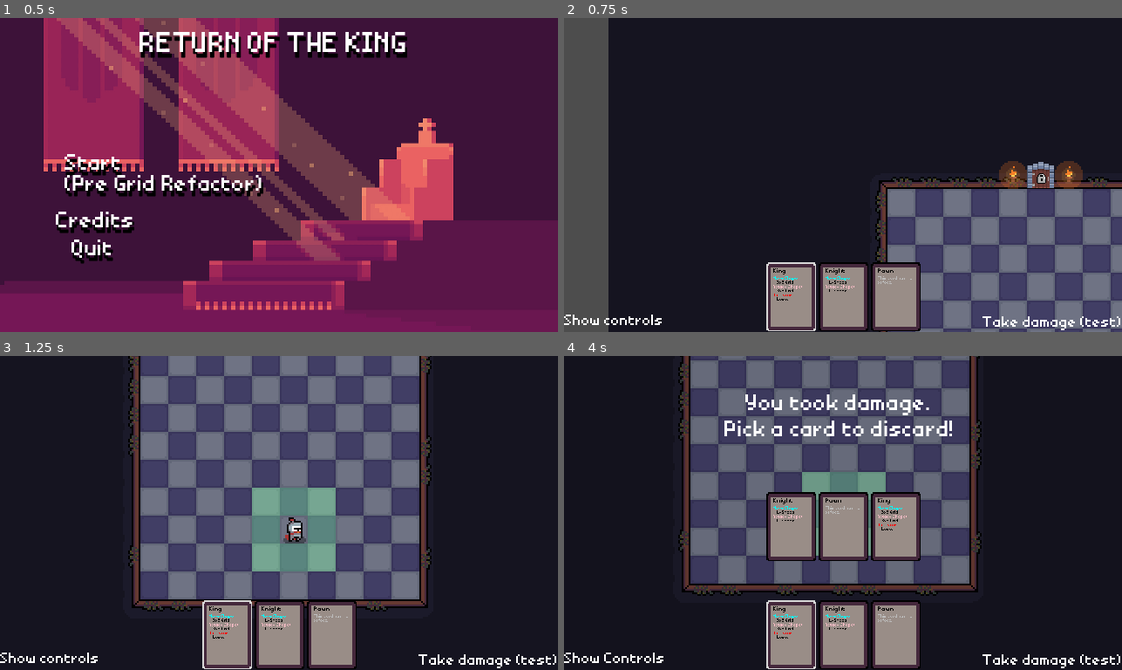
Above: before the commit, frames 1-4 (two rows, left to right).
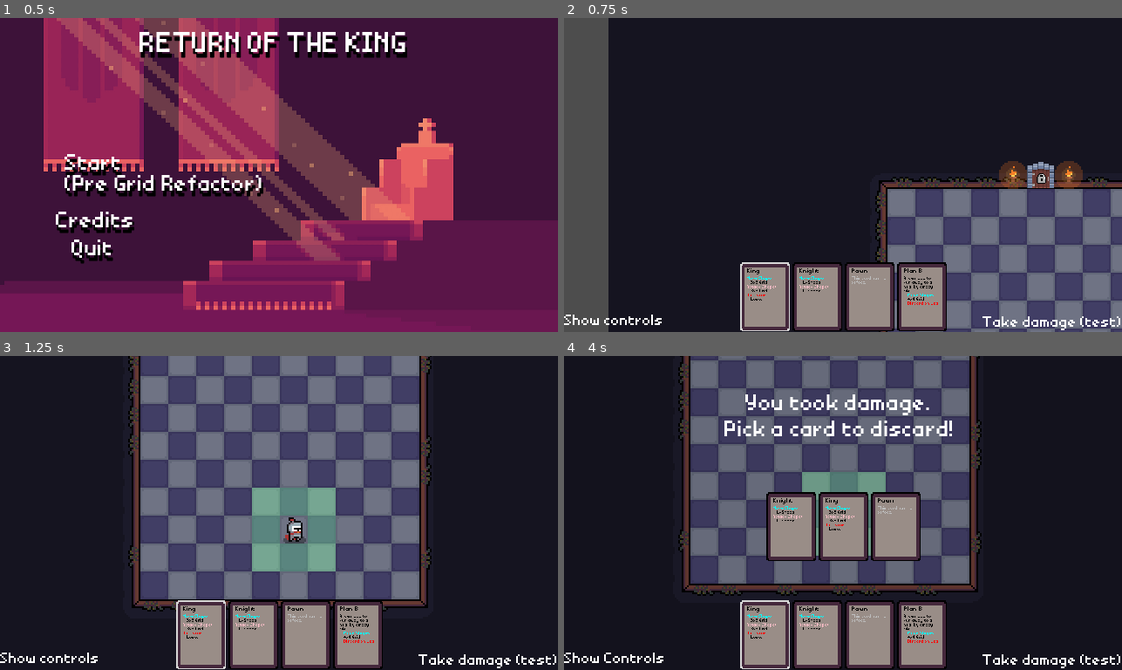
Above: after the commit, the same moments.

Repository: bonsaipropaganda/pass-the-game-jam-2024
Game: Godot game, scene res://ui/menues/main_menu.tscn
The game is run twice, just before and just after one commit, with the same random seed, the same clock (stepped at 60 frames per second) and the same inputs.
Inputs (mouse positions are in pixels of both pictures, inside the frame that each line leads up to):
- Up to frame 1 (0.5 s): no input
- Up to frame 2 (0.75 s): click "Start (Pre Grid Refactor)" at 0.5 s
- Up to frame 3 (1.25 s): no input
- Up to frame 4 (4 s): click "Take damage (test)" at 1.25 s; tap Enter at 2 s; move the mouse to (965, 497) at 2.02 s; tap 1 at 2.1 s; click (965, 497) at 2.17 s; tap 9 at 2.3 s; click "Show controls" at 2.75 s; click "Hide Controls" at 3.5 s

Frame 1 is identical in both runs. In frame 2, 4.7% of the frame differs, in the area x 31-69%, y 77-100%; in frame 3, 4.6%; in frame 4, 4.9%, in the area x 31-69%, y 45-100%.

Commit message:
Add new cards, simplify API and make animations more fluid

Diff:
--- a/0_autoloaded/constants.tscn
+++ b/0_autoloaded/constants.tscn
@@ -3,7 +3,7 @@
 [ext_resource type="Script" path="res://0_autoloaded/constants.gd" id="1_qolk7"]
 
 [sub_resource type="Curve" id="Curve_vddy3"]
-_data = [Vector2(0, 0), 0.0, 4.0, 0, 0, Vector2(0.5, 1), 0.0, 0.0, 0, 0, Vector2(1, 0), -4.0, 0.0, 0, 0]
+_data = [Vector2(0, 0), 0.0, 4.0, 0, 0, Vector2(0.674121, 1), 0.385322, 0.385322, 0, 0, Vector2(1, 0), -4.0, 0.0, 0, 0]
 point_count = 3
 
 [node name="Constants" type="Node"]
--- a/0_autoloaded/global.gd
+++ b/0_autoloaded/global.gd
@@ -2,7 +2,7 @@
 ## ideally things should be split out into their relevant autoloads for better clarity
 extends Node2D ## class_name Global (Autoloaded)
 #---------------------------------------------------------------------------------------------------
-
+var game_manager :GameManager
 #---------------------------------------------------------------------------------------------------
 ## boolean check on whether or not the coord is valid or out of bounds
 func is_valid(coord:Vector2i) -> bool:
--- a/entities/Player/player.gd
+++ b/entities/Player/player.gd
@@ -8,7 +8,9 @@
 
 func move(to:Vector2i):
 	var tween = create_tween()
-	tween.tween_property(self, "global_position", Vector2(to) * C.TILE_SIZE + (Vector2.ONE * C.TILE_SIZE / 2.0), 0.3)
+	var target_position:= Vector2(to) * C.TILE_SIZE + (Vector2.ONE * C.TILE_SIZE / 2.0)
+	var distance = global_position.distance_to(target_position)
+	tween.tween_property(self, "global_position", target_position, distance*0.01)
 	await tween.finished
 
 
--- a/entities/enemies/base_enemy.gd
+++ b/entities/enemies/base_enemy.gd
@@ -8,7 +8,7 @@
 
 func take_damage(_hp_loss:int):
 	hp -= 1
-	if hp < 0:
+	if hp <= 0:
 		SignalBus.enemy_died.emit(self)
 		queue_free()
 
--- a/entities/enemies/enemy_slime.gd
+++ b/entities/enemies/enemy_slime.gd
@@ -2,7 +2,7 @@
 
 func _ready():
 	super()
-	hp = 2
+	hp = 1
 
 	type = E.EntityType.ENEMY
 	specific_type = E.EntitySpecificType.SLIME
--- a/items/cards/card.gd
+++ b/items/cards/card.gd
@@ -36,13 +36,13 @@
 	old_z_index = z_index
 	z_index = 100
 	var tween = create_tween()
-	tween.tween_property(self, "scale", Vector2(SCALE_MAX, SCALE_MAX), 0.3).from_current()
+	tween.tween_property(self, "scale", Vector2(SCALE_MAX, SCALE_MAX), 0.25).from_current().set_ease(Tween.EASE_OUT).set_trans(Tween.TRANS_QUAD)
 
 
 func _on_color_rect_mouse_exited() -> void:
 	z_index = old_z_index
 	var tween = create_tween()
-	tween.tween_property(self, "scale", Vector2(SCALE_MIN, SCALE_MIN), 0.3).from_current()
+	tween.tween_property(self, "scale", Vector2(SCALE_MIN, SCALE_MIN), 0.25).from_current().set_ease(Tween.EASE_IN).set_trans(Tween.TRANS_QUAD)
 
 
 func _on_color_rect_gui_input(event: InputEvent) -> void:
--- a/items/cards/card.tscn
+++ b/items/cards/card.tscn
@@ -23,6 +23,7 @@
 text = "Name"
 
 [node name="DescriptionLabel" type="RichTextLabel" parent="."]
+custom_minimum_size = Vector2(69, 0)
 offset_left = -34.0
 offset_top = -106.0
 offset_right = 35.0
--- /dev/null
+++ b/items/cards/types/card_bishop_basic.gd
@@ -0,0 +1,33 @@
+class_name CardBishopBasic extends CardResource
+
+func _init() -> void:
+	card_name = "Bishop"
+	description = """[color=cyan]Move Shape:[/color]
+	Diagnonal (max 3).
+[color=pink]Attack Shape:[/color]
+	Diagnonal (max 3)."""
+
+func get_valid_coords(player_pos:Vector2i) -> Array[Vector2i]:
+	var valid_coords:Array[Vector2i] = []
+
+	var offsets:Array[Vector2i] = [
+		Vector2i(1,1),
+		Vector2i(-1,1),
+		Vector2i(1,-1),
+		Vector2i(-1,-1),
+		Vector2i(2,2),
+		Vector2i(-2,2),
+		Vector2i(2,-2),
+		Vector2i(-2,-2),
+		Vector2i(3,3),
+		Vector2i(-3,3),
+		Vector2i(3,-3),
+		Vector2i(-3,-3)
+	]
+
+	for offset in offsets:
+		var target_tile = player_pos + offset
+		if Global.is_floor_tile(target_tile) or Global.is_chest_on_tile(target_tile):
+			valid_coords.append(target_tile)
+
+	return valid_coords
--- /dev/null
+++ b/items/cards/types/card_planb.gd
@@ -0,0 +1,33 @@
+class_name CardPlanB extends CardResource
+
+func _init() -> void:
+	card_name = "Plan B"
+	description = """Allows you to run away to a nearby empty tile
+	[color=cyan]Move Shape:[/color]
+	4x4 Grid.
+	[color=red]Discard on use.[/color]"""
+
+func do_action(pos :Vector2i):
+	await SignalBus.game_tick
+	Global.game_manager.players_cards.erase(Global.game_manager.selected_card)
+	Global.game_manager.refresh_card_deck()
+
+func get_valid_coords(player_pos:Vector2i) -> Array[Vector2i]:
+	var valid_coords:Array[Vector2i] = []
+
+	var offsets:Array[Vector2i] = [
+	]
+	for x in range (-4,4):
+		for y in range(-4,4):
+			if x == 0 and y == 0:
+				continue
+			offsets.append(Vector2i(x,y))
+
+	for offset in offsets:
+		var target_tile = player_pos + offset
+		if Global.is_floor_tile(target_tile) or Global.is_chest_on_tile(target_tile):
+			valid_coords.append(target_tile)
+		if Global.is_enemy_on_tile(target_tile):
+			offsets.remove_at(offsets.find(offset))
+
+	return valid_coords
--- /dev/null
+++ b/items/cards/types/card_rook_basic.gd
@@ -0,0 +1,33 @@
+class_name CardRookBasic extends CardResource
+
+func _init() -> void:
+	card_name = "Rook"
+	description = """[color=cyan]Move Shape:[/color]
+	Straight (max 3).
+[color=pink]Attack Shape:[/color]
+	Straight (max 3)."""
+
+func get_valid_coords(player_pos:Vector2i) -> Array[Vector2i]:
+	var valid_coords:Array[Vector2i] = []
+
+	var offsets:Array[Vector2i] = [
+		Vector2i(1,0),
+		Vector2i(2,0),
+		Vector2i(3,0),
+		Vector2i(0,1),
+		Vector2i(0,2),
+		Vector2i(0,3),
+		Vector2i(-1,0),
+		Vector2i(-2,0),
+		Vector2i(-3,0),
+		Vector2i(0,-1),
+		Vector2i(0,-2),
+		Vector2i(0,-3)
+	]
+
+	for offset in offsets:
+		var target_tile = player_pos + offset
+		if Global.is_floor_tile(target_tile) or Global.is_chest_on_tile(target_tile):
+			valid_coords.append(target_tile)
+
+	return valid_coords
--- a/places/game_manager/game_manager.gd
+++ b/places/game_manager/game_manager.gd
@@ -4,7 +4,7 @@
 
 const tile_hover_rect_packed = preload("res://ui/terrain/tile_hover_rect.tscn")
 
-const POSSIBLE_CARDS_COUNT = 3
+const POSSIBLE_CARDS_COUNT = 5
 
 enum GameState {
 	BUSY, # Indicates not to do anything in _process()
@@ -39,20 +39,19 @@
 	CardKingBasic.new(),
 	CardKnightBasic.new(),
 	CardPawnBasic.new(),
+	CardPlanB.new()
 ]
-var max_player_cards = 3 # Note - currently this doesn't do anything
 
 var discarded_cards : Array[CardResource] = []
 
 var selected_card : CardResource = players_cards[0] : set = set_selected_card
-var selected_card_idx : int = 0 # index of the current card, for selection on mouse scroll event
 var current_room : BaseRoom
 # var current_area = available_rooms.keys()[0]
 
 var enemies_alive: Array[BaseEnemy]
 
 func _ready() -> void:
-
+	Global.game_manager = self
 	for i : GDScript in rooms:
 		var inst = i.new()
 		assert(inst is BaseRoomGenerator, "all scrips assigned to rooms must inherit BaseRoomGenerator")
@@ -67,7 +66,7 @@
 
 		room_generators[inst.get_area()][inst.get_type()].append(inst)
 
-	%CardDeck_Menu.update(players_cards, selected_card)
+	refresh_card_deck()
 
 	SignalBus.next_level.connect(to_next_level)
 	SignalBus.enemy_spawned.connect(on_enemy_spawn)
@@ -190,13 +189,17 @@
 
 func set_selected_card(to):
 	selected_card = to
-	%CardDeck_Menu.update(players_cards, selected_card)
+	refresh_card_deck()
 
 	# _process() will update this for us, doing it here will cause visual bug
 	if game_state != GameState.BUSY:
 		hide_available_actions()
 		show_available_actions()
 
+func refresh_card_deck():
+	if not selected_card in players_cards:
+		selected_card = players_cards.pick_random()
+	%CardDeck_Menu.update(players_cards,selected_card)
 
 func _input(event: InputEvent) -> void:
 
@@ -204,23 +207,19 @@
 		if event.keycode >= KEY_1 and event.keycode <= KEY_9:
 			var num_pressed = event.keycode - KEY_0
 			if num_pressed - 1 < len(players_cards):
-				selected_card_idx = num_pressed - 1
-				selected_card = players_cards[selected_card_idx] # Calls setter
+				selected_card = players_cards[num_pressed - 1] # Calls setter
 		elif event.keycode >= KEY_KP_1 and event.keycode <= KEY_KP_9:
 			var num_pressed = event.keycode - KEY_KP_0
 			if num_pressed - 1 < len(players_cards):
-				selected_card_idx = num_pressed - 1
-				selected_card = players_cards[selected_card_idx] # Calls setter
+				selected_card = players_cards[num_pressed - 1] # Calls setter
 
 	if event is InputEventMouseButton and event.is_pressed():
 		if event.button_index == MOUSE_BUTTON_WHEEL_UP:
-			if selected_card_idx + 1 < len(players_cards):
-				selected_card_idx += 1
-				selected_card = players_cards[selected_card_idx] # Calls setter
+			if players_cards.find(selected_card) + 1 < len(players_cards):
+				selected_card = players_cards[players_cards.find(selected_card)+1] # Calls setter
 		elif event.button_index == MOUSE_BUTTON_WHEEL_DOWN:
-			if selected_card_idx - 1 >= 0:
-				selected_card_idx -= 1
-				selected_card = players_cards[selected_card_idx] # Calls setter
+			if players_cards.find(selected_card) - 1 >= 0:
+				selected_card = players_cards[players_cards.find(selected_card)-1] # Calls setter
 
 
 func _process(_delta: float) -> void:
@@ -232,7 +231,7 @@
 			if Input.is_mouse_button_pressed(MOUSE_BUTTON_LEFT):
 				var mouse_coord:Vector2i = Utils.global_pos_to_coord(get_global_mouse_position())
 				var p = get_player()
-
+				selected_card.do_action(get_player_tile_pos())
 				if (mouse_coord in selected_card.get_valid_coords(get_player_tile_pos())):
 					change_game_state(GameState.BUSY)
 					hide_available_actions()
@@ -242,7 +241,8 @@
 					elif Global.is_chest_on_tile(mouse_coord):
 						Global.open_chest(mouse_coord)
 						players_cards.append(_get_new_card())
-						%CardDeck_Menu.update(players_cards, players_cards.back())
+						selected_card = players_cards.back()
+						refresh_card_deck()
 					else:
 						await p.move(mouse_coord)
 					change_game_state(GameState.ENEMY_TURN)
@@ -260,12 +260,17 @@
 func _get_new_card() -> CardResource:
 	match (randi() % POSSIBLE_CARDS_COUNT):
 		0:
-			return CardKingBasic.new()
+			return CardKnightBasic.new()
 		1:
-			return CardKnightBasic.new()
+			return CardPawnBasic.new()
 		2:
-			return CardPawnBasic.new()
+			return CardBishopBasic.new()
+		3:
+			return CardRookBasic.new()
+		4:
+			return CardPlanB.new()
 		_:
+			printerr("POSSIBLE_CARDS_COUNT TOO HIGH! val:%s" % POSSIBLE_CARDS_COUNT)
 			return CardPawnBasic.new() #it is twice to avoid error (dummy me)
 
 func _on_test_damage_button_pressed():
--- a/rooms/castle_money_generator.gd
+++ b/rooms/castle_money_generator.gd
@@ -101,7 +101,7 @@
 		for j in 3:
 			result.scenes[Global.rand_point_in_rect(i)] = preload("res://entities/enemies/enemy_goblin.tscn").instantiate()
 
-	var door_pos := Global.rand_point_in_rect(exit_room)
+	var door_pos :Vector2i = Global.rand_point_in_rect(exit_room)
 	while result.tiles[door_pos.x + door_pos.y * dim.x] == 1 or result.tiles[door_pos.x + door_pos.y * dim.x] == 2:
 		door_pos.y -= 1
 
